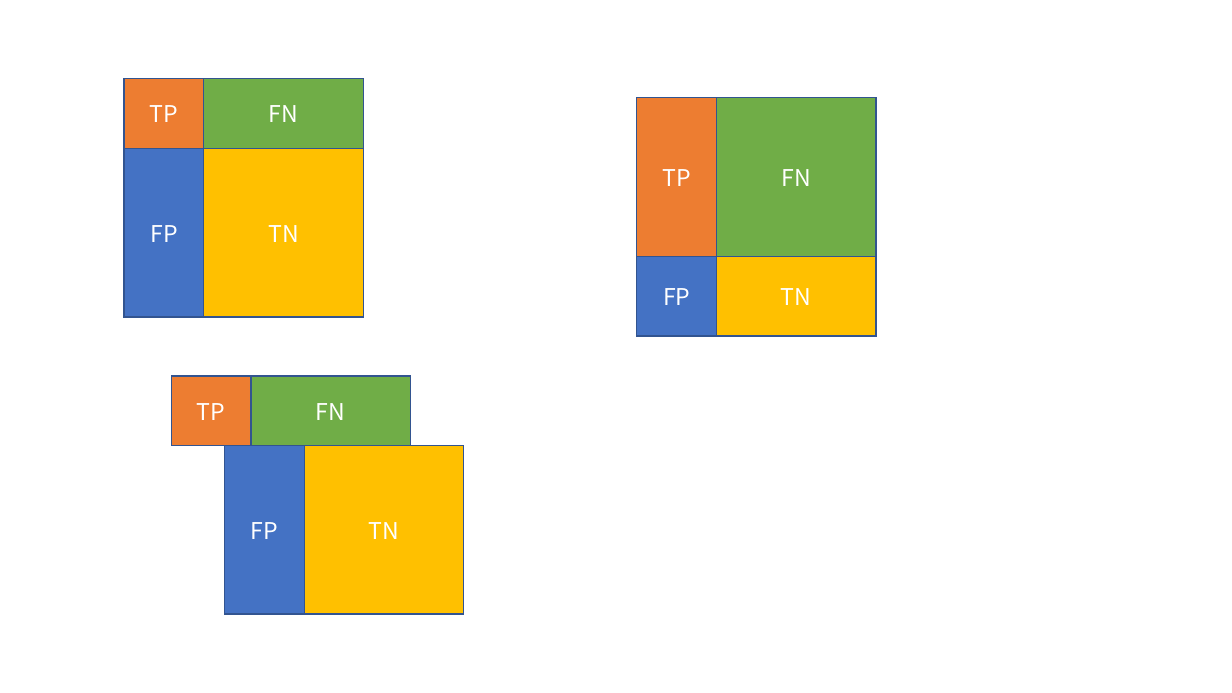
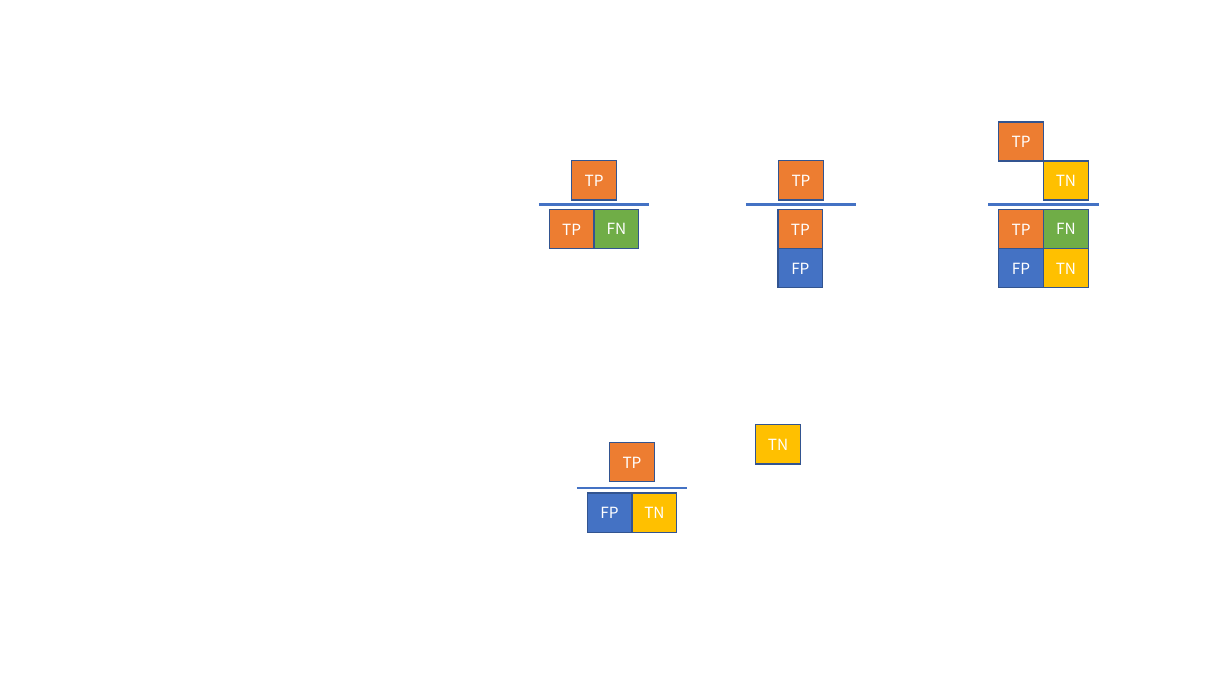
Before and after one commit to Rio114/practice, a slide deck: slide 4 of pub_writing/20200229_imbalance/挿絵.pptx (slide 2 before the commit). Drawn at 1232x693 pixels with LibreOffice and Linux fonts; fonts in the diff are those of the drawing. Boxes give left, top, right and bottom in pixels: in the first picture for what was removed or moved away, otherwise in the second. Text is boxed around its words. In the diff, an @@ line names an element or a change of style, - is before the commit and + after.

```diff
--- a/pub_writing/20200229_imbalance/挿絵.pptx
+++ b/pub_writing/20200229_imbalance/挿絵.pptx
@@ rectangle "TP": place and size @@
-rectangle "TP" at [171,376,250,445]
+rectangle "TP" at [999,122,1044,161]
@@ rectangle "TP": place and size @@
-rectangle "TP" at [637,98,716,257]
+rectangle "TP" at [572,161,617,200]
@@ rectangle added at [779,161,824,200], fill #ED7D31, outline #325491 1 pt, 12 pt, text #FFFFFF @@
+TP
@@ rectangle added at [1043,161,1089,200], fill #FFC000, outline #325491 1 pt, 12 pt, text #FFFFFF @@
+TN
@@ line added from (539, 204) to (650, 204), #4472C4 2 pt @@
@@ rectangle "FN": place and size @@
-rectangle "FN" at [716,98,876,257]
+rectangle "FN" at [594,209,640,248]
@@ line added from (746, 204) to (856, 204), #4472C4 2 pt @@
@@ line added from (989, 204) to (1099, 204), #4472C4 2 pt @@
@@ rectangle "FN": place and size @@
-rectangle "FN" at [204,79,364,148]
+rectangle "FN" at [1043,209,1089,248]
@@ rectangle added at [549,210,594,249], fill #ED7D31, outline #325491 1 pt, 12 pt, text #FFFFFF @@
+TP
@@ rectangle added at [778,210,823,249], fill #ED7D31, outline #325491 1 pt, 12 pt, text #FFFFFF @@
+TP
@@ rectangle "TP": place and size @@
-rectangle "TP" at [124,79,203,148]
+rectangle "TP" at [999,210,1044,249]
@@ rectangle "FP": place and size @@
-rectangle "FP" at [637,256,716,335]
+rectangle "FP" at [778,249,823,287]
@@ rectangle "FP": place and size @@
-rectangle "FP" at [124,149,203,317]
+rectangle "FP" at [999,249,1044,287]
@@ rectangle "TN": place and size @@
-rectangle "TN" at [204,149,364,317]
+rectangle "TN" at [1043,249,1089,287]
@@ rectangle removed at [251,376,411,445] @@
-FN
@@ rectangle added at [610,443,655,482], fill #ED7D31, outline #325491 1 pt, 12 pt, text #FFFFFF @@
+TP
@@ rectangle "TN": place and size @@
-rectangle "TN" at [716,256,876,335]
+rectangle "TN" at [756,425,801,464]
@@ line added from (577, 488) to (688, 488), #4472C4 2 pt @@
@@ size 18 to 12 pt in 11 elements at [572,161,617,200], [778,249,823,287], [594,209,640,248], [756,425,801,464], [632,494,677,532], [999,210,1044,249], [1043,249,1089,287], [999,249,1044,287], [1043,209,1089,248], [999,122,1044,161], [587,494,632,532] @@
@@ rectangle "FP": place and size @@
-rectangle "FP" at [225,445,304,614]
+rectangle "FP" at [587,494,632,532]
@@ rectangle "TN": place and size @@
-rectangle "TN" at [304,445,464,614]
+rectangle "TN" at [632,494,677,532]
```
Also in this commit, not shown: 2 slides added, 1 other file.
